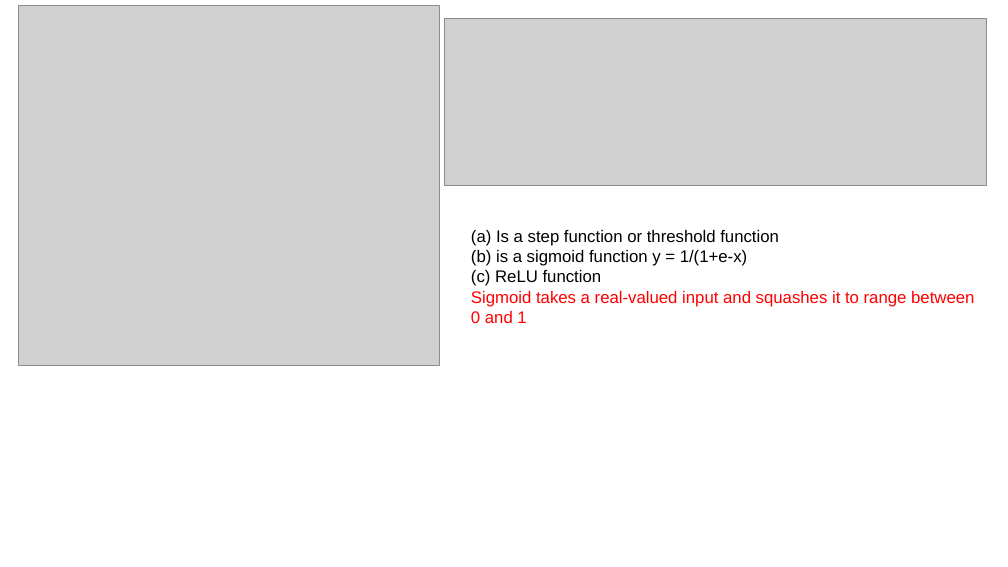
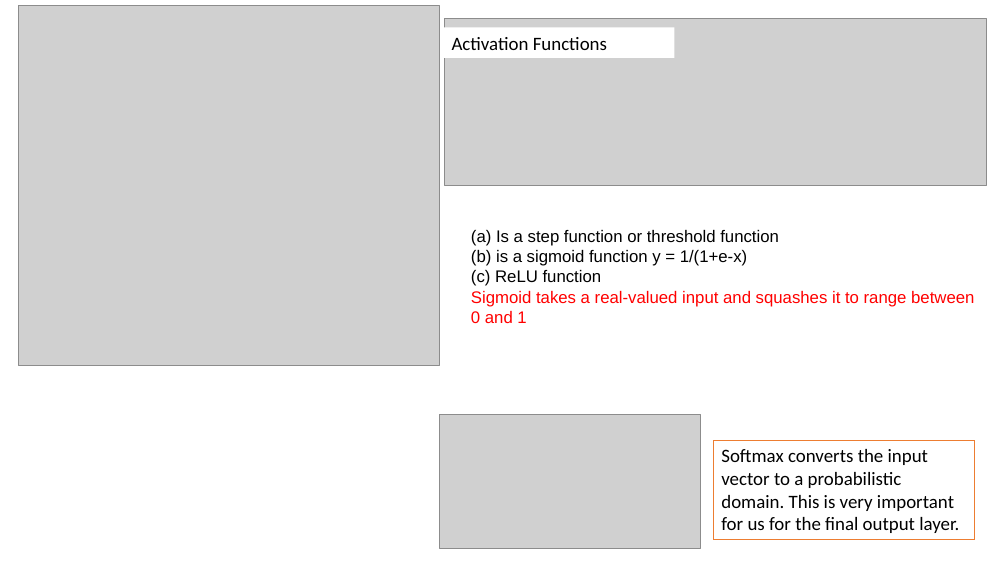
Before and after one commit to dia1128/AIandDataScienceWorkshopwithPython, a slide deck: slide 7 of Week10/Day1/1 - Intro to Deep Learning.pptx. Drawn at 1008x567 pixels with LibreOffice and Linux fonts; fonts in the diff are those of the drawing; grey boxes stand for pictures. Boxes give left, top, right and bottom in pixels: in the first picture for what was removed or moved away, otherwise in the second. Text is boxed around its words. In the diff, an @@ line names an element or a change of style, - is before the commit and + after.

```diff
--- a/Week10/Day1/1 - Intro to Deep Learning.pptx
+++ b/Week10/Day1/1 - Intro to Deep Learning.pptx
@@ rectangle added at (x1=444, y1=27, x2=675, y2=57), fill #FFFFFF, 18 pt, text #000000 @@
+Activation Functions
@@ picture added at (x1=439, y1=414, x2=700, y2=548) @@
@@ rectangle added at (x1=714, y1=440, x2=975, y2=539), outline #ED7D31 0.75 pt, 18 pt, text #000000 @@
+Softmax converts the input vector to a probabilistic domain. This is very important for us for the final output layer.
```
Also in this commit, not shown: 1 other slide changed, 7 other files.
